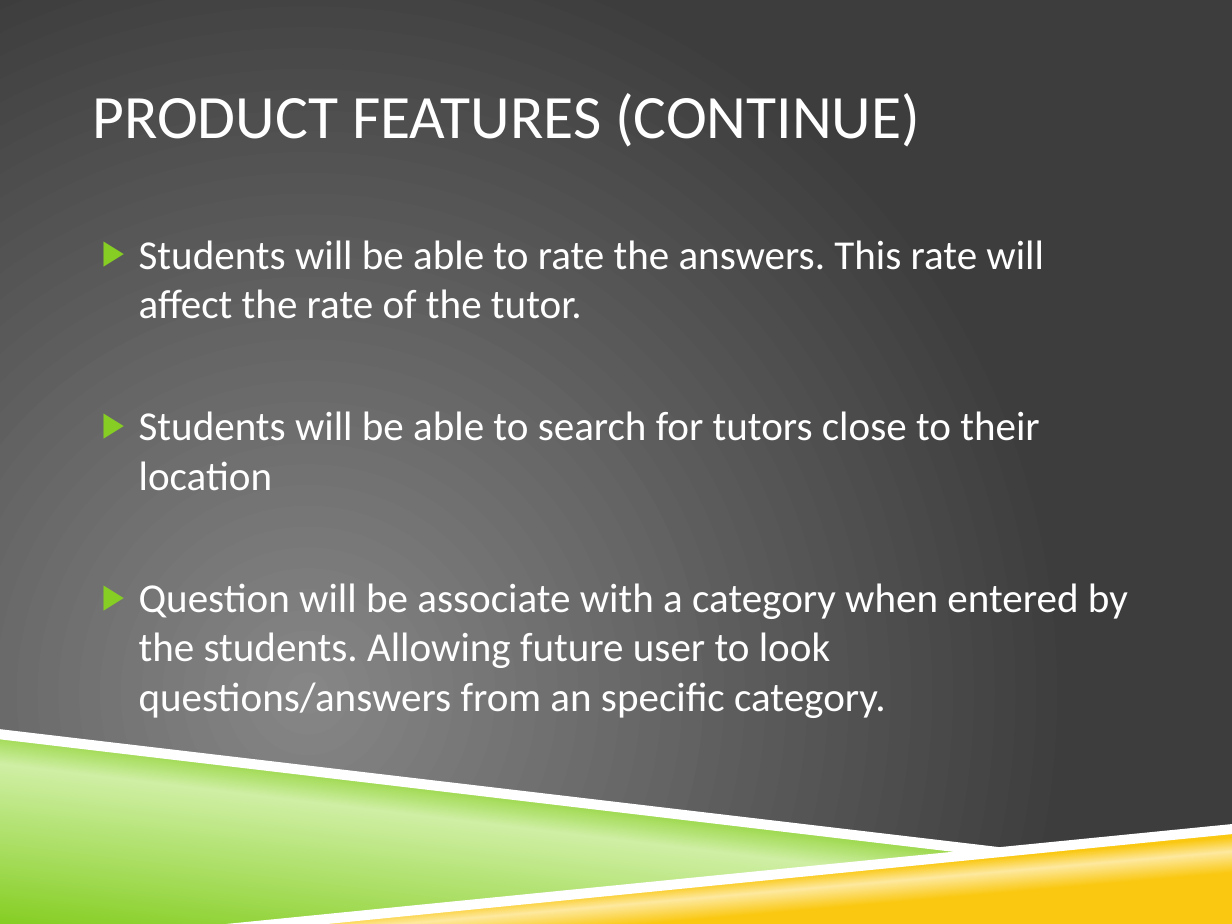
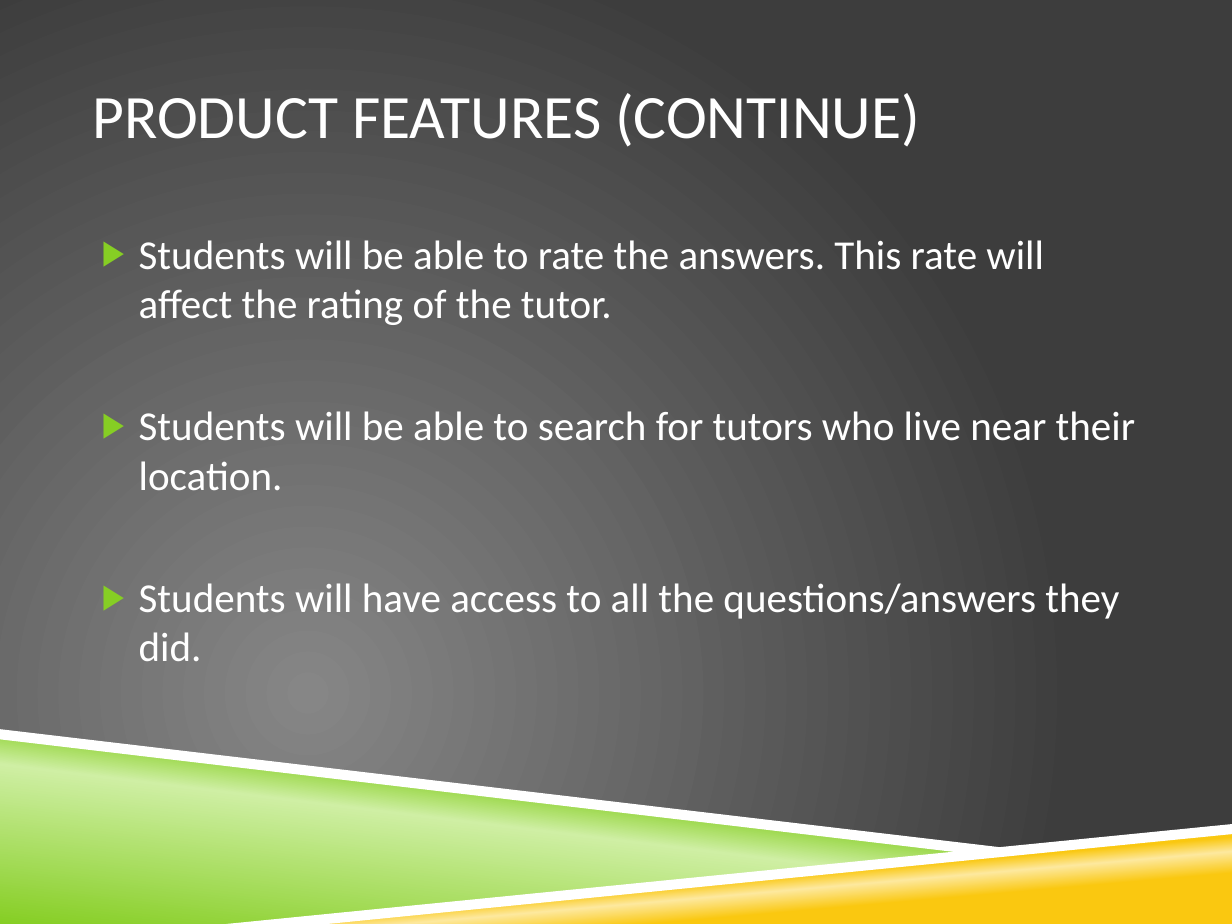
Before and after one commit to razfriman/Snap2Ask, a slide deck: slide 9 of Proposal.pptx (slide 6 before the commit). Drawn at 1232x924 pixels with LibreOffice and Linux fonts; fonts in the diff are those of the drawing; background and template pictures are left out. Boxes give left, top, right and bottom in pixels: in the first picture for what was removed or moved away, otherwise in the second. Text is boxed around its words. In the diff, an @@ line names an element or a change of style, - is before the commit and + after.

```diff
--- a/Proposal.pptx
+++ b/Proposal.pptx
@@ text at bbox=[139, 240, 1135, 661]: text changed @@
-▶ Students will be able to rate the answers. This rate will affect the rate of the tutor.
-▶ Students will be able to search for tutors close to their location
-▶ Question will be associate with a category when entered by the students. Allowing future user to look questions/answers from an specific category.
+▶ Students will be able to rate the answers. This rate will affect the rating of the tutor.
+▶ Students will be able to search for tutors who live near their location.
+▶ Students will have access to all the questions/answers they did.
```
Also in this commit, not shown: 3 other slides changed, 3 slides added.
